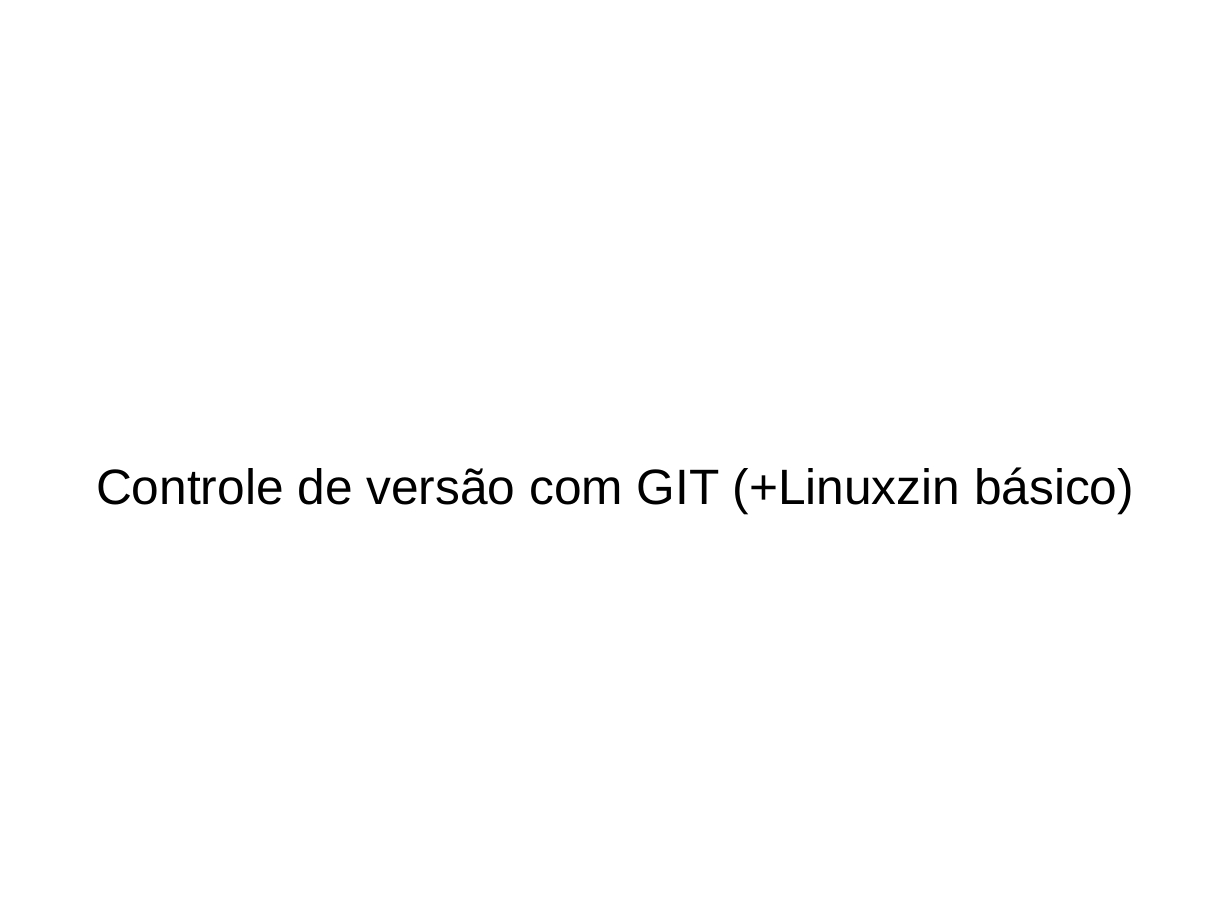
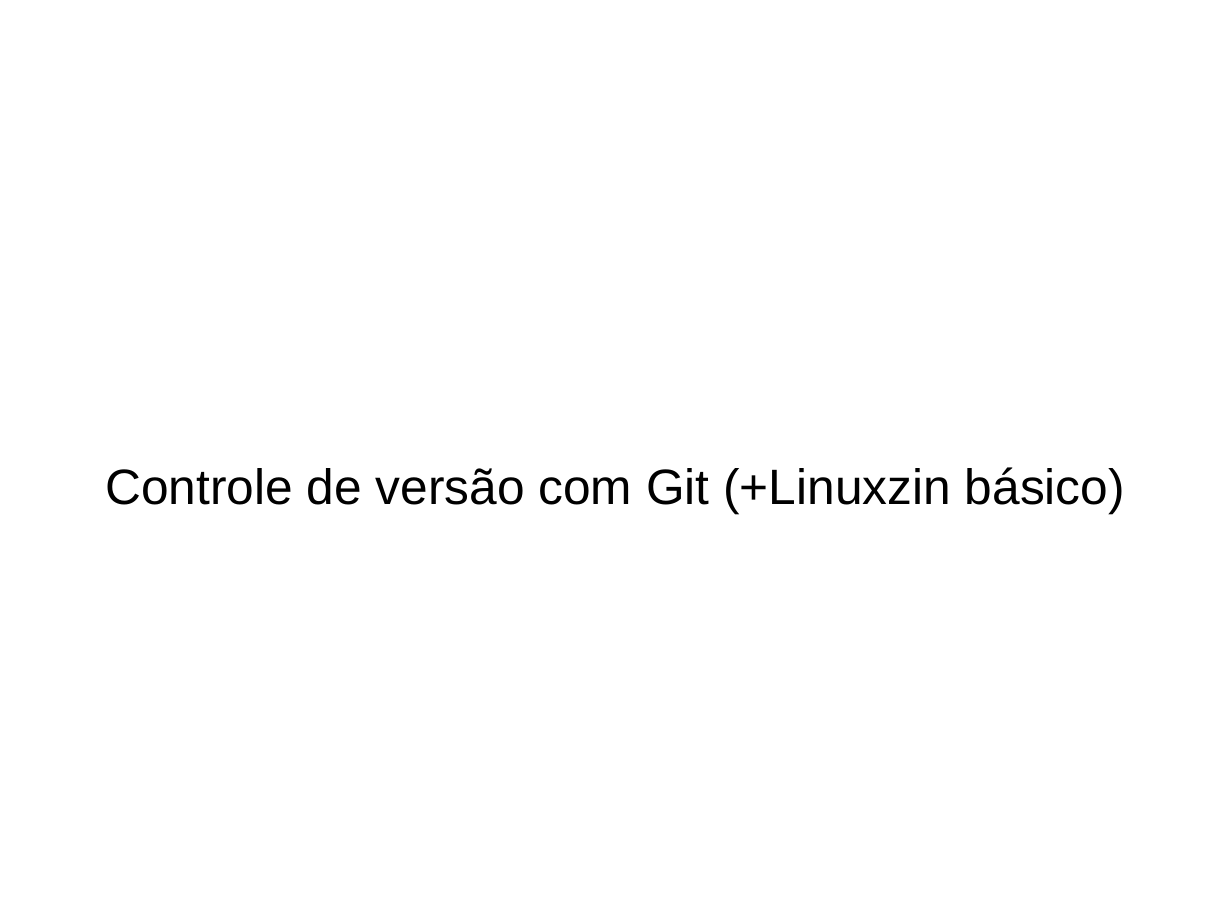
Before and after one commit to LucasElArruda/treinamento_git, a slide deck: slide 1 of capacita_git.odp. Drawn at 1232x924 pixels with LibreOffice and Linux fonts; fonts in the diff are those of the drawing. Boxes give left, top, right and bottom in pixels: in the first picture for what was removed or moved away, otherwise in the second. Text is boxed around its words. In the diff, an @@ line names an element or a change of style, - is before the commit and + after.

Commit message:
Conceitos básicos concluídos

```diff
--- a/capacita_git.odp
+++ b/capacita_git.odp
@@ subtitle at (x1=105, y1=467, x2=1125, y2=513): text changed @@
-Controle de versão com GIT (+Linuxzin básico)
+Controle de versão com Git (+Linuxzin básico)
```
Also in this commit, not shown: 1 other slide changed, 6 slides added.
